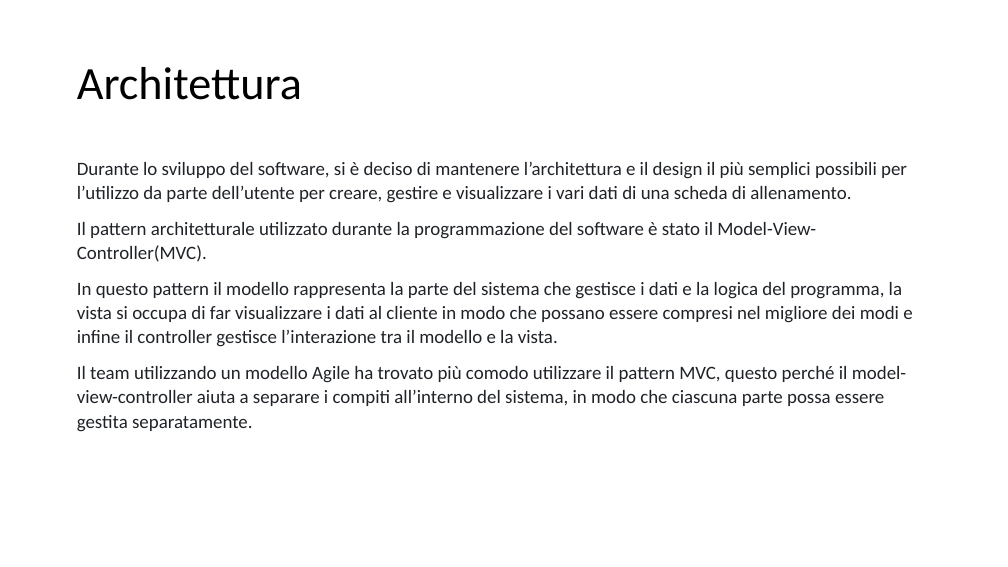
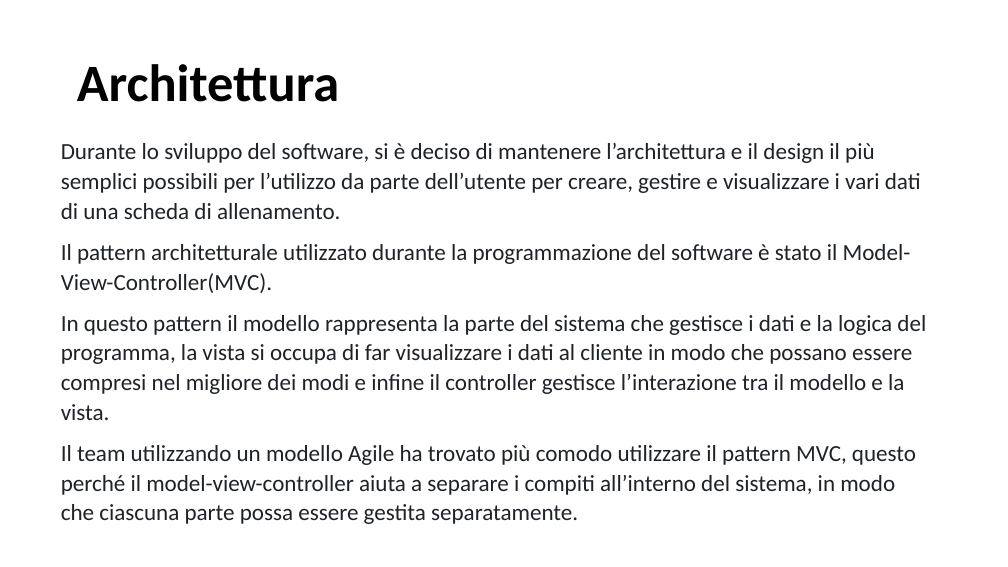
Before and after one commit to rberto4/fitnessapp_ingsw, a slide deck: slide 10 of docs/FITNESS APP (1).pptx. Drawn at 1008x567 pixels with LibreOffice and Linux fonts; fonts in the diff are those of the drawing. Boxes give left, top, right and bottom in pixels: in the first picture for what was removed or moved away, otherwise in the second. Text is boxed around its words. In the diff, an @@ line names an element or a change of style, - is before the commit and + after.

```diff
--- a/docs/FITNESS APP (1).pptx
+++ b/docs/FITNESS APP (1).pptx
@@ title "Architettura" at <box>77,64,339,102</box>: size 44 to 50 pt, bold on @@
@@ text "Durante lo sviluppo del software, ...": place and size @@
-text "Durante lo sviluppo del software, ..." at <box>77,162,912,432</box>
+text "Durante lo sviluppo del software, ..." at <box>61,143,926,524</box>
@@ text "Durante lo sviluppo del software, ..." at <box>61,143,926,524</box>: size 18 to 22 pt @@
```
Also in this commit, not shown: 17 other slides changed.
